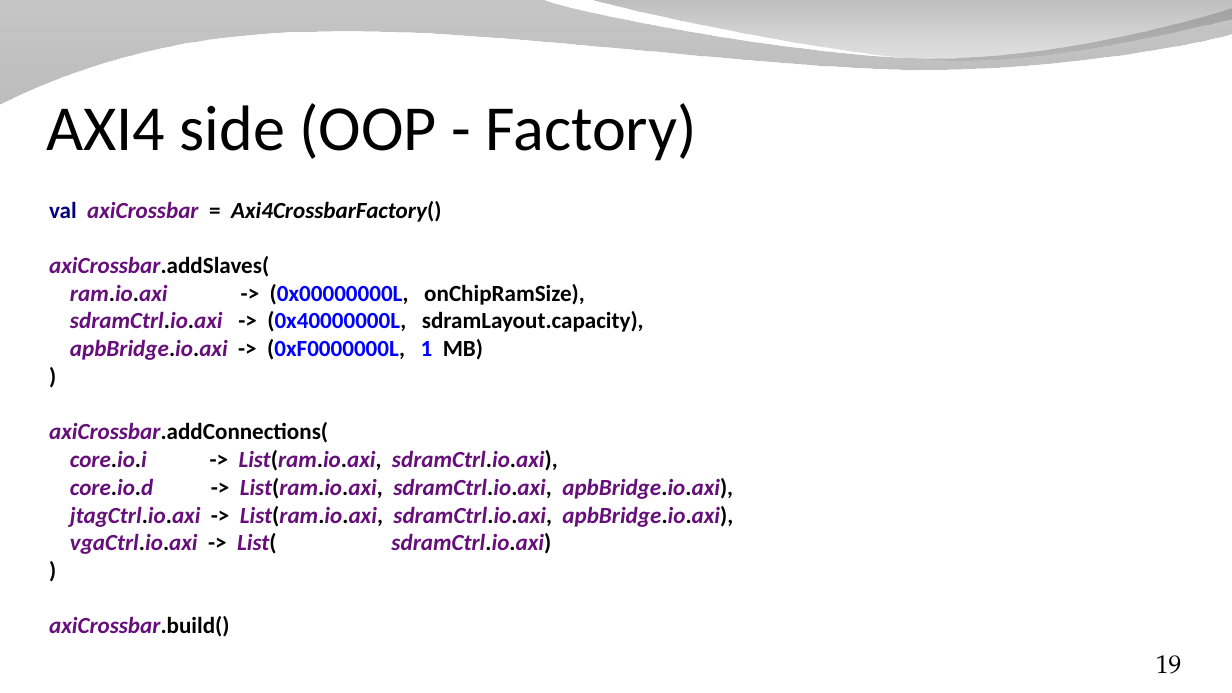
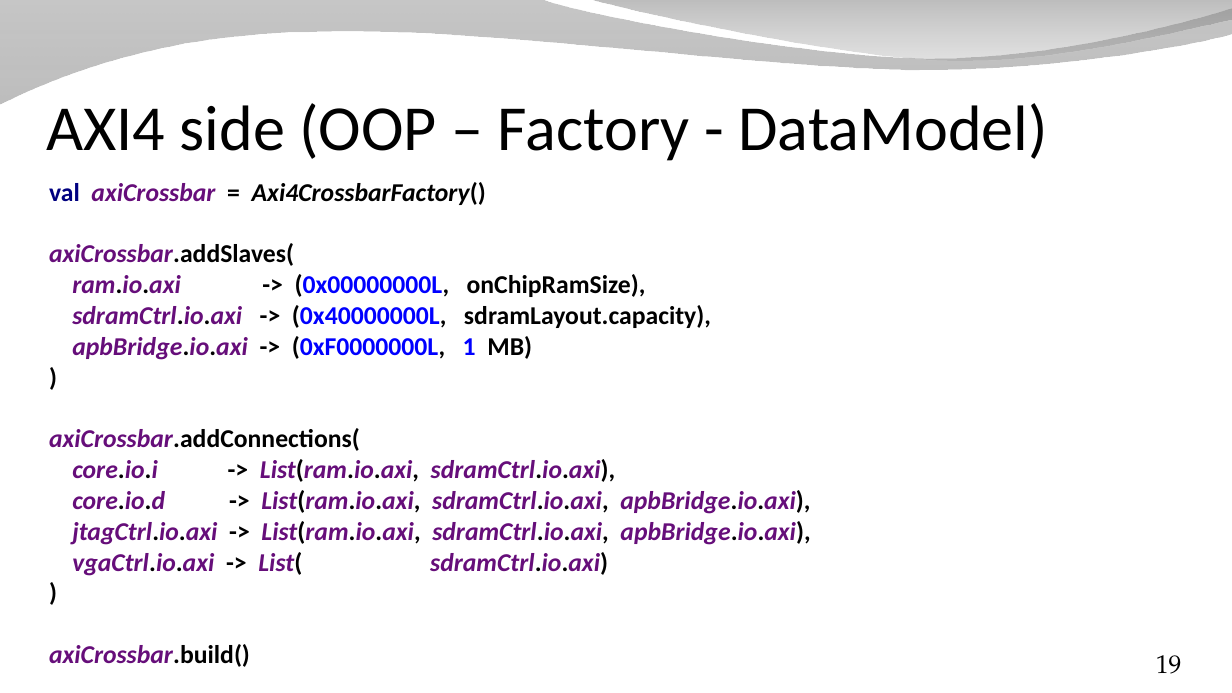
Before and after one commit to SpinalHDL/SpinalDoc, a slide deck: slide 19 of presentation/en/presentation_move_forward_short.odp. Drawn at 1232x693 pixels with LibreOffice and Linux fonts; fonts in the diff are those of the drawing; background and template pictures are left out. Boxes give left, top, right and bottom in pixels: in the first picture for what was removed or moved away, otherwise in the second. Text is boxed around its words. In the diff, an @@ line names an element or a change of style, - is before the commit and + after.

```diff
--- a/presentation/en/presentation_move_forward_short.odp
+++ b/presentation/en/presentation_move_forward_short.odp
@@ title at [46,103,1048,161]: text changed @@
-AXI4 side (OOP - Factory)
+AXI4 side (OOP – Factory - DataModel)
@@ text "val axiCrossbar = Axi4CrossbarFactory() axiCrossbar.addSlave ...": place and size @@
-text "val axiCrossbar = Axi4CrossbarFactory() axiCrossbar.addSlave ..." at [49,201,733,637]
+text "val axiCrossbar = Axi4CrossbarFactory() axiCrossbar.addSlave ..." at [49,182,810,667]
@@ text "val axiCrossbar = Axi4CrossbarFactory() axiCrossbar.addSlave ..." at [49,182,810,667]: size 18 to 20 pt @@
```
Also in this commit, not shown: 11 other slides changed.
